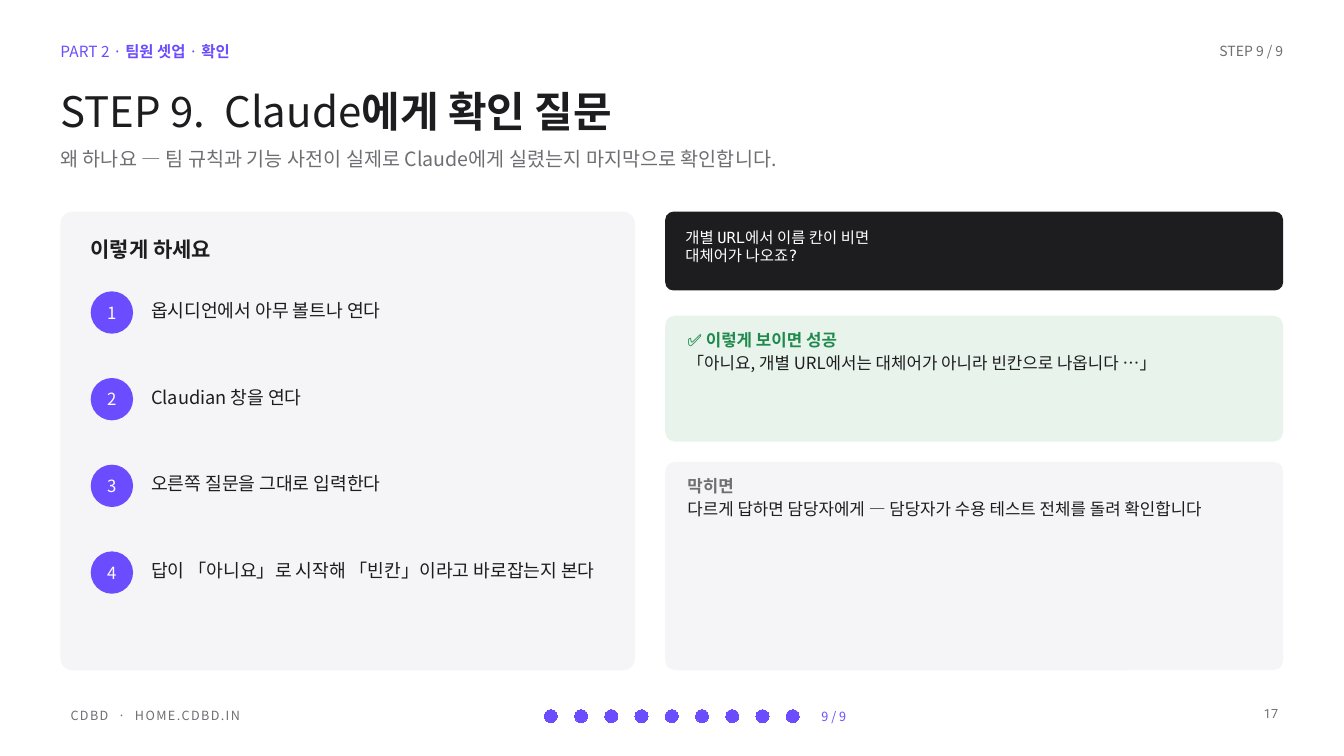
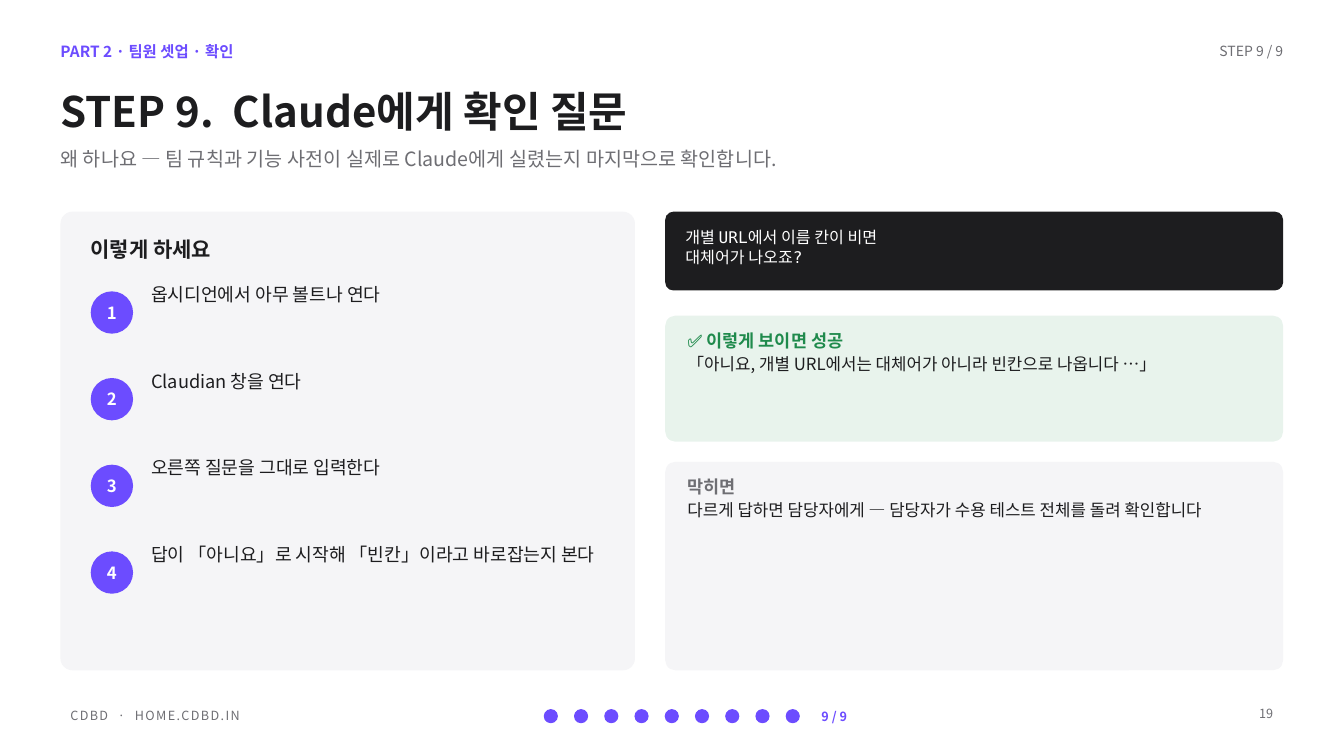
Before and after one commit to CdBd-in/design, a slide deck: slide 19 of _기능별 경로 가이드 — 결과 보고 발표 (2026-10-02).pptx (slide 17 before the commit). Drawn at 1344x756 pixels with LibreOffice and Linux fonts; fonts in the diff are those of the drawing. Boxes give left, top, right and bottom in pixels: in the first picture for what was removed or moved away, otherwise in the second. Text is boxed around its words. In the diff, an @@ line names an element or a change of style, - is before the commit and + after.

```diff
--- a/_기능별 경로 가이드 — 결과 보고 발표 (2026-10-02).pptx
+++ b/_기능별 경로 가이드 — 결과 보고 발표 (2026-10-02).pptx
@@ text "PART 2 · 팀원 셋업 ..." at (x1=60, y1=44, x2=233, y2=59): font Roboto to Noto Sans CJK KR in "팀원 셋업 확인"; bold on in "PART 2 · ·" @@
@@ title "STEP 9. Claude에게 확인 질문" at (x1=60, y1=91, x2=627, y2=131): font Roboto to Noto Sans CJK KR in "Claude에게 확인 질문"; bold on in "STEP 9. Claude에게" @@
@@ text "개별 URL에서 이름 칸이 비면" at (x1=685, y1=229, x2=878, y2=265): size 11 to 11.5 pt @@
@@ bold on in 4 elements at (x1=821, y1=711, x2=847, y2=721), (x1=107, y1=566, x2=117, y2=579), (x1=107, y1=479, x2=117, y2=492), (x1=107, y1=306, x2=117, y2=319) @@
@@ text "옵시디언에서 아무 볼트나 연다" moved from (x1=151, y1=302, x2=380, y2=319) to (x1=151, y1=286, x2=380, y2=303) @@
@@ text "✅ 이렇게 보이면 성공" at (x1=687, y1=332, x2=1157, y2=373): size 12 to 12.5 pt in "✅ 이렇게 보이면 성공"; font Roboto to Noto Sans CJK KR in "✅ 이렇게 보이면 성공", "「아니요, 개별 URL에서는 대체어가 아니라 빈칸으로 나옵니다 ..." @@
@@ text "Claudian 창을 연다" moved from (x1=151, y1=389, x2=301, y2=406) to (x1=151, y1=373, x2=301, y2=390) @@
@@ text "Claudian 창을 연다" at (x1=151, y1=373, x2=301, y2=390): font Roboto to Noto Sans CJK KR in "창을 연다" @@
@@ text "오른쪽 질문을 그대로 입력한다" moved from (x1=151, y1=475, x2=381, y2=492) to (x1=151, y1=459, x2=381, y2=476) @@
@@ text "막히면" at (x1=687, y1=478, x2=1201, y2=518): size 12 to 12.5 pt in "막히면"; font Roboto to Noto Sans CJK KR @@
@@ font Roboto to Noto Sans CJK KR in 3 elements at (x1=151, y1=286, x2=380, y2=303), (x1=151, y1=459, x2=381, y2=476), (x1=151, y1=545, x2=594, y2=563) @@
@@ text "답이 「아니요」로 시작해 「빈칸」이라고 바로잡는지 ..." moved from (x1=151, y1=561, x2=594, y2=579) to (x1=151, y1=545, x2=594, y2=563) @@
@@ page number added at (x1=1259, y1=708, x2=1273, y2=718), 9 pt, text #6E6E73 @@
+19
@@ page number removed at (x1=1264, y1=709, x2=1278, y2=718) @@
-17
```
Also in this commit, not shown: 19 other slides changed, 2 slides added.
